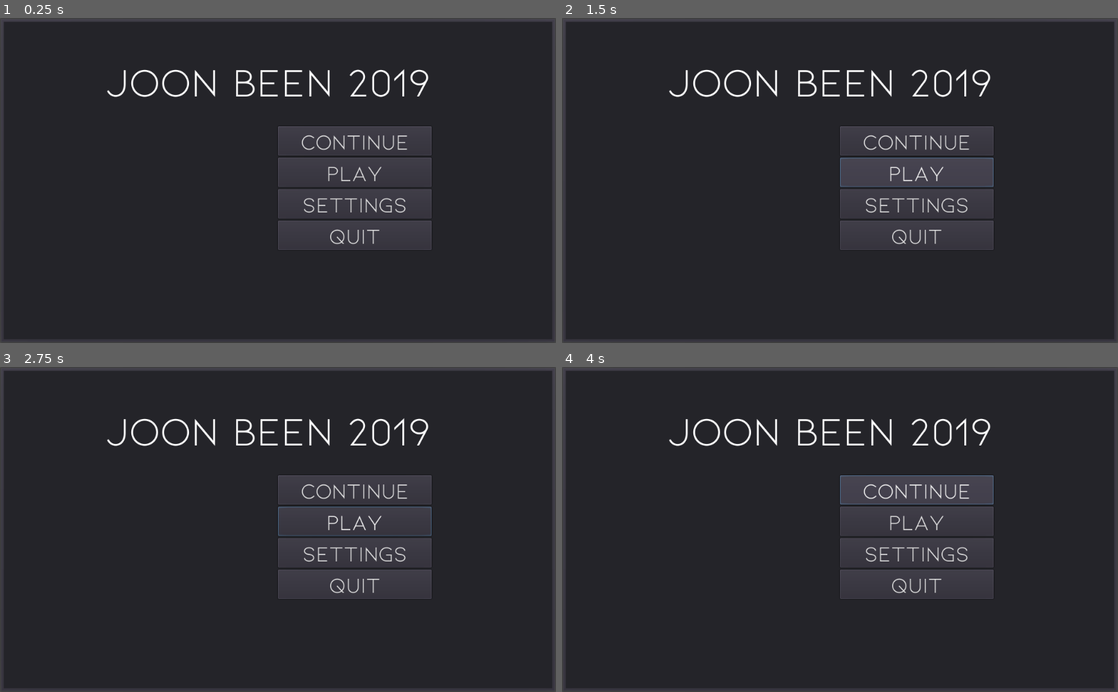
Above: before the commit, frames 1-4 (two rows, left to right).
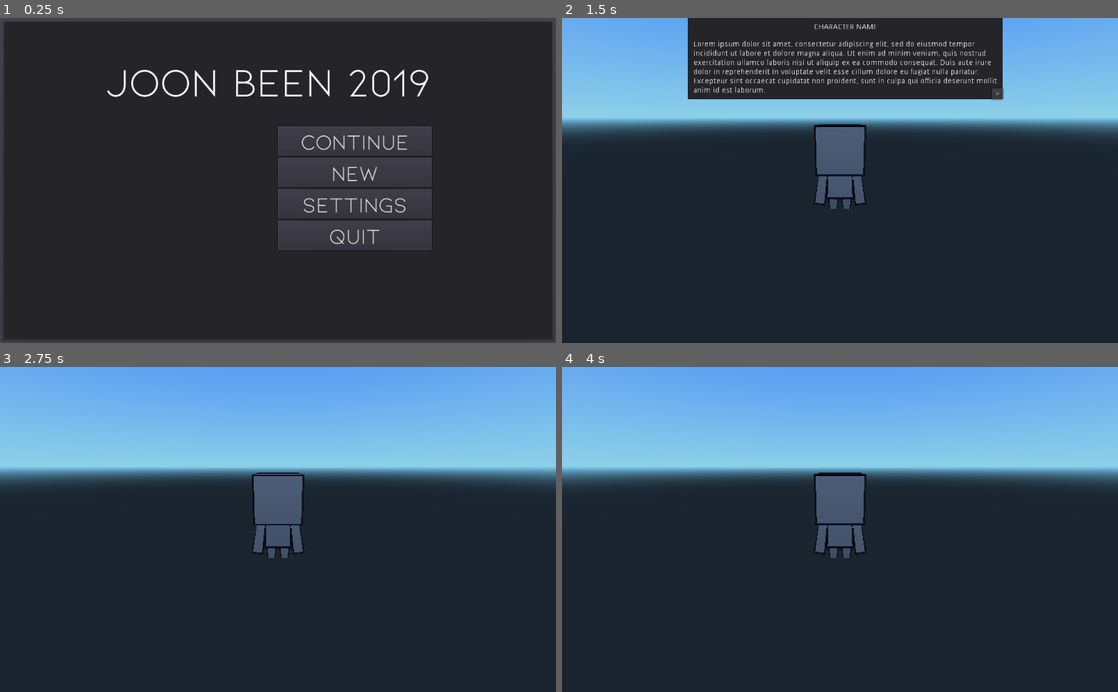
Above: after the commit, the same moments.

Repository: joon-been/joon-been-2019
Game: Godot game, scene res://MAIN.tscn
Two runs of this game, one before a commit and one after it. Both use one fixed random seed, a clock stepped at 60 frames per second and the inputs below. Before the commit the project starts from res://Title.tscn.
Inputs (mouse positions are in pixels of both pictures, inside the frame that each line leads up to):
- Up to frame 1 (0.25 s): no input
- Up to frame 2 (1.5 s): click "Settings" at 0.5 s; click (917, 174) at 1.25 s, where only the run before the commit has a clickable "Play"
- Up to frame 3 (2.75 s): click (433, 441) at 2 s, where only the run after the commit has a clickable ">"
- Up to frame 4 (4 s): click (917, 523) at 2.75 s, where only the run before the commit has a clickable "Play"; click (917, 490) at 3.5 s, where only the run before the commit has a clickable "Continue"

The runs differ from the first frame. In frame 1, 0.2% of the frame differs, in the area x 59-69%, y 45-51%; in frame 2, 37%; in frame 3, 48%; in frame 4, 48%, in the area x 0-100%, y 0-100%.

Commit message:
deleted:    Control.tscn 	new file:   MAIN.tscn 	new file:   Node.gd 	new file:   PC.gd 	modified:   PC.tscn 	new file:   Title.gd 	modified:   Title.tscn 	new file:   message.gd 	new file:   message.tscn 	new file:   next button.gd 	new file:   playbutton.gd 	modified:   project.godot

Diff:
--- a/Control.tscn
+++ /dev/null
@@ -1,264 +0,0 @@
-[gd_scene load_steps=4 format=2]
-
-[ext_resource path="res://fonts/kiona_2/Kiona-Regular.ttf" type="DynamicFontData" id=1]
-
-[sub_resource type="DynamicFont" id=1]
-
-size = 64
-use_mipmaps = false
-use_filter = false
-extra_spacing_char = 1
-font_data = ExtResource( 1 )
-_sections_unfolded = [ "Extra Spacing", "Font", "Settings" ]
-
-[sub_resource type="DynamicFont" id=2]
-
-size = 12
-use_mipmaps = false
-use_filter = false
-font_data = ExtResource( 1 )
-_sections_unfolded = [ "Font", "Settings" ]
-
-[node name="Control" type="Control" index="0"]
-
-anchor_left = 0.0
-anchor_top = 0.0
-anchor_right = 1.0
-anchor_bottom = 1.0
-rect_pivot_offset = Vector2( 0, 0 )
-rect_clip_content = false
-mouse_filter = 0
-mouse_default_cursor_shape = 0
-size_flags_horizontal = 0
-size_flags_vertical = 0
-_sections_unfolded = [ "Anchor", "Margin" ]
-
-[node name="Camera2D" type="Camera2D" parent="." index="0"]
-
-position = Vector2( 512.035, 300.791 )
-scale = Vector2( 15.9448, 9.13825 )
-z_index = 33
-anchor_mode = 0
-rotating = false
-current = false
-zoom = Vector2( 1, 1 )
-limit_left = -10000000
-limit_top = -10000000
-limit_right = 10000000
-limit_bottom = 10000000
-limit_smoothed = false
-drag_margin_h_enabled = true
-drag_margin_v_enabled = true
-smoothing_enabled = false
-smoothing_speed = 5.0
-offset_v = 0.0
-offset_h = 0.0
-drag_margin_left = 0.2
-drag_margin_top = 0.2
-drag_margin_right = 0.2
-drag_margin_bottom = 0.2
-editor_draw_screen = true
-editor_draw_limits = false
-editor_draw_drag_margin = false
-_sections_unfolded = [ "Z Index" ]
-
-[node name="Panel" type="Panel" parent="Camera2D" index="0"]
-
-anchor_left = 0.0
-anchor_top = 0.0
-anchor_right = 1.0
-anchor_bottom = 1.0
-margin_left = -32.113
-margin_top = -32.9156
-margin_right = -32.113
-margin_bottom = -32.9156
-rect_pivot_offset = Vector2( 0, 0 )
-rect_clip_content = false
-mouse_filter = 0
-mouse_default_cursor_shape = 0
-size_flags_horizontal = 0
-size_flags_vertical = 0
-_sections_unfolded = [ "Anchor", "Focus", "Grow Direction", "Margin", "Mouse", "Rect" ]
-
-[node name="MarginContainer" type="MarginContainer" parent="Camera2D" index="1"]
-
-anchor_left = 0.0
-anchor_top = 0.0
-anchor_right = 1.0
-anchor_bottom = 1.0
-margin_left = -30.106
-margin_top = -29.4138
-margin_right = 37.894
-margin_bottom = 77.5862
-rect_pivot_offset = Vector2( 0, 0 )
-rect_clip_content = false
-mouse_filter = 0
-mouse_default_cursor_shape = 0
-size_flags_horizontal = 1
-size_flags_vertical = 1
-custom_constants/margin_right = 32
-custom_constants/margin_top = 32
-custom_constants/margin_left = 32
-custom_constants/margin_bottom = 32
-_sections_unfolded = [ "Anchor", "Margin", "Size Flags" ]
-
-[node name="Main VBox" type="VBoxContainer" parent="Camera2D/MarginContainer" index="0"]
-
-anchor_left = 0.0
-anchor_top = 0.0
-anchor_right = 0.0
-anchor_bottom = 0.0
-margin_left = 32.0
-margin_top = 32.0
-margin_right = 100.0
-margin_bottom = 139.0
-rect_pivot_offset = Vector2( 0, 0 )
-rect_clip_content = false
-mouse_filter = 1
-mouse_default_cursor_shape = 0
-size_flags_horizontal = 1
-size_flags_vertical = 1
-alignment = 0
-
-[node name="RichTextLabel" type="RichTextLabel" parent="Camera2D/MarginContainer/Main VBox" index="0"]
-
-anchor_left = 0.0
-anchor_top = 0.0
-anchor_right = 0.0
-anchor_bottom = 0.0
-margin_right = 68.0
-rect_pivot_offset = Vector2( 0, 0 )
-rect_clip_content = true
-mouse_filter = 0
-mouse_default_cursor_shape = 0
-size_flags_horizontal = 1
-size_flags_vertical = 1
-custom_fonts/normal_font = SubResource( 1 )
-bbcode_enabled = false
-bbcode_text = ""
-visible_characters = -1
-percent_visible = 1.0
-meta_underlined = true
-tab_size = 4
-text = "JOON BEEN 2019"
-scroll_active = false
-scroll_following = false
-selection_enabled = false
-override_selected_font_color = false
-_sections_unfolded = [ "Anchor", "Margin", "Size Flags", "custom_fonts" ]
-
-[node name="MarginContainer" type="MarginContainer" parent="Camera2D/MarginContainer/Main VBox" index="1"]
-
-anchor_left = 0.0
-anchor_top = 0.0
-anchor_right = 0.0
-anchor_bottom = 0.0
-margin_top = 4.0
-margin_right = 68.0
-margin_bottom = 107.0
-rect_pivot_offset = Vector2( 0, 0 )
-rect_clip_content = false
-mouse_filter = 0
-mouse_default_cursor_shape = 0
-size_flags_horizontal = 1
-size_flags_vertical = 1
-_sections_unfolded = [ "Anchor", "Margin" ]
-
-[node name="Button VBox" type="VBoxContainer" parent="Camera2D/MarginContainer/Main VBox/MarginContainer" index="0"]
-
-anchor_left = 0.0
-anchor_top = 0.0
-anchor_right = 0.0
-anchor_bottom = 0.0
-margin_left = 8.0
-margin_right = 68.0
-margin_bottom = 103.0
-rect_pivot_offset = Vector2( 0, 0 )
-rect_clip_content = false
-mouse_filter = 1
-mouse_default_cursor_shape = 0
-size_flags_horizontal = 1
-size_flags_vertical = 1
-custom_constants/separation = 20
-alignment = 1
-_sections_unfolded = [ "Anchor", "Focus", "Margin", "Size Flags" ]
-
-[node name="Button" type="Button" parent="Camera2D/MarginContainer/Main VBox/MarginContainer/Button VBox" index="0"]
-
-anchor_left = 0.0
-anchor_top = 0.0
-anchor_right = 0.0
-anchor_bottom = 0.0
-margin_right = 60.0
-margin_bottom = 21.0
-rect_pivot_offset = Vector2( 0, 0 )
-rect_clip_content = false
-focus_mode = 2
-mouse_filter = 0
-mouse_default_cursor_shape = 0
-size_flags_horizontal = 1
-size_flags_vertical = 1
-custom_fonts/font = SubResource( 2 )
-toggle_mode = false
-action_mode = 0
-enabled_focus_mode = 2
-shortcut = null
-group = null
-text = "Button"
-flat = false
-align = 1
-_sections_unfolded = [ "Anchor", "Size Flags", "custom_fonts" ]
-
-[node name="Button2" type="Button" parent="Camera2D/MarginContainer/Main VBox/MarginContainer/Button VBox" index="1"]
-
-anchor_left = 0.0
-anchor_top = 0.0
-anchor_right = 0.0
-anchor_bottom = 0.0
-margin_top = 41.0
-margin_right = 60.0
-margin_bottom = 62.0
-rect_pivot_offset = Vector2( 0, 0 )
-rect_clip_content = false
-focus_mode = 2
-mouse_filter = 0
-mouse_default_cursor_shape = 0
-size_flags_horizontal = 1
-size_flags_vertical = 1
-custom_fonts/font = SubResource( 2 )
-toggle_mode = false
-action_mode = 0
-enabled_focus_mode = 2
-shortcut = null
-group = null
-text = "Button"
-flat = false
-align = 1
-_sections_unfolded = [ "Anchor", "Size Flags", "custom_fonts" ]
-
-[node name="Button3" type="Button" parent="Camera2D/MarginContainer/Main VBox/MarginContainer/Button VBox" index="2"]
-
-anchor_left = 0.0
-anchor_top = 0.0
-anchor_right = 0.0
-anchor_bottom = 0.0
-margin_top = 82.0
-margin_right = 60.0
-margin_bottom = 103.0
-rect_pivot_offset = Vector2( 0, 0 )
-rect_clip_content = false
-focus_mode = 2
-mouse_filter = 0
-mouse_default_cursor_shape = 0
-size_flags_horizontal = 1
-size_flags_vertical = 1
-custom_fonts/font = SubResource( 2 )
-toggle_mode = false
-action_mode = 0
-enabled_focus_mode = 2
-shortcut = null
-group = null
-text = "Button"
-flat = false
-align = 1
-_sections_unfolded = [ "Anchor", "Size Flags", "custom_fonts" ]
--- /dev/null
+++ b/MAIN.tscn
@@ -0,0 +1,7 @@
+[gd_scene load_steps=2 format=2]
+
+[ext_resource path="res://Node.gd" type="Script" id=1]
+
+[node name="MAIN" type="Node"]
+
+script = ExtResource( 1 )
--- /dev/null
+++ b/Node.gd
@@ -0,0 +1,18 @@
+extends Node
+
+# class member variables go here, for example:
+# var a = 2
+# var b = "textvar"
+
+var title_scene
+var map_scene
+
+func _ready():
+	title_scene = load("res://Title.tscn").instance()
+	add_child(title_scene)
+	pass
+
+#func _process(delta):
+#	# Called every frame. Delta is time since last frame.
+#	# Update game logic here.
+#	pass
--- /dev/null
+++ b/PC.gd
@@ -0,0 +1,16 @@
+extends Node
+
+# class member variables go here, for example:
+# var a = 2
+# var b = "textvar"
+
+func _ready():
+	add_child(load("res://message.tscn").instance())
+	# Called when the node is added to the scene for the first time.
+	# Initialization here
+	pass
+
+#func _process(delta):
+#	# Called every frame. Delta is time since last frame.
+#	# Update game logic here.
+#	pass
--- a/PC.tscn
+++ b/PC.tscn
@@ -1,8 +1,11 @@
-[gd_scene load_steps=2 format=2]
+[gd_scene load_steps=3 format=2]
 
-[ext_resource path="res://Player/Player.tscn" type="PackedScene" id=1]
+[ext_resource path="res://PC.gd" type="Script" id=1]
+[ext_resource path="res://Player/Player.tscn" type="PackedScene" id=2]
 
 [node name="player" type="Node"]
+
+script = ExtResource( 1 )
 
 [node name="Spatial" type="Spatial" parent="." index="0"]
 
--- /dev/null
+++ b/Title.gd
@@ -0,0 +1,20 @@
+extends Node
+
+# class member variables go here, for example:
+# var a = 2
+# var b = "textvar"
+
+func _ready():
+	# Called when the node is added to the scene for the first time.
+	# Initialization here
+	pass
+
+#func _process(delta):
+#	# Called every frame. Delta is time since last frame.
+#	# Update game logic here.
+#	pass
+
+
+func _on_newbutton_pressed():
+	get_tree().change_scene_to(load("res://PC.tscn"))
+	pass # replace with function body
--- a/Title.tscn
+++ b/Title.tscn
@@ -1,17 +1,20 @@
-[gd_scene load_steps=4 format=2]
-
-[ext_resource path="res://title_dynamicfont.tres" type="DynamicFont" id=1]
-[ext_resource path="res://fonts/kiona_2/Kiona-Regular.ttf" type="DynamicFontData" id=2]
+[gd_scene load_steps=5 format=2]
+
+[ext_resource path="res://Title.gd" type="Script" id=1]
+[ext_resource path="res://title_dynamicfont.tres" type="DynamicFont" id=2]
+[ext_resource path="res://fonts/kiona_2/Kiona-Regular.ttf" type="DynamicFontData" id=3]
 
 [sub_resource type="DynamicFont" id=1]
 
 size = 40
 use_mipmaps = true
 use_filter = true
-font_data = ExtResource( 2 )
+font_data = ExtResource( 3 )
 _sections_unfolded = [ "Font", "Settings" ]
 
-[node name="Node" type="Node" index="0"]
+[node name="Node" type="Node"]
+
+script = ExtResource( 1 )
 
 [node name="Control" type="Control" parent="." index="0"]
 
@@ -25,8 +28,9 @@
 mouse_default_cursor_shape = 0
 size_flags_horizontal = 1
 size_flags_vertical = 1
-
-[node name="CanvasLayer" type="CanvasLayer" parent="Control" index="0"]
+_sections_unfolded = [ "Visibility" ]
+
+[node name="title_canvas" type="CanvasLayer" parent="Control" index="0"]
 
 layer = 1
 offset = Vector2( 0, 0 )
@@ -34,20 +38,20 @@
 scale = Vector2( 1, 1 )
 transform = Transform2D( 1, 0, 0, 1, 0, 0 )
 
-[node name="PanelContainer" type="PanelContainer" parent="Control/CanvasLayer" index="0"]
-
-anchor_left = 0.0
-anchor_top = 0.0
-anchor_right = 1.0
-anchor_bottom = 1.0
-rect_pivot_offset = Vector2( 0, 0 )
-rect_clip_content = false
-mouse_filter = 0
-mouse_default_cursor_shape = 0
-size_flags_horizontal = 1
-size_flags_vertical = 1
-
-[node name="Panel" type="Panel" parent="Control/CanvasLayer/PanelContainer" index="0"]
+[node name="PanelContainer" type="PanelContainer" parent="Control/title_canvas" index="0"]
+
+anchor_left = 0.0
+anchor_top = 0.0
+anchor_right = 1.0
+anchor_bottom = 1.0
+rect_pivot_offset = Vector2( 0, 0 )
+rect_clip_content = false
+mouse_filter = 0
+mouse_default_cursor_shape = 0
+size_flags_horizontal = 1
+size_flags_vertical = 1
+
+[node name="Panel" type="Panel" parent="Control/title_canvas/PanelContainer" index="0"]
 
 anchor_left = 0.0
 anchor_top = 0.0
@@ -64,7 +68,7 @@
 size_flags_horizontal = 1
 size_flags_vertical = 1
 
-[node name="top" type="Container" parent="Control/CanvasLayer" index="1"]
+[node name="top" type="Container" parent="Control/title_canvas" index="1"]
 
 anchor_left = 0.0
 anchor_top = 0.0
@@ -78,7 +82,7 @@
 size_flags_horizontal = 1
 size_flags_vertical = 1
 
-[node name="MarginContainer" type="MarginContainer" parent="Control/CanvasLayer/top" index="0"]
+[node name="MarginContainer" type="MarginContainer" parent="Control/title_canvas/top" index="0"]
 
 anchor_left = 0.0
 anchor_top = 0.0
@@ -96,7 +100,7 @@
 custom_constants/margin_bottom = 40
 _sections_unfolded = [ "custom_constants" ]
 
-[node name="RichTextLabel" type="RichTextLabel" parent="Control/CanvasLayer/top/MarginContainer" index="0"]
+[node name="RichTextLabel" type="RichTextLabel" parent="Control/title_canvas/top/MarginContainer" index="0"]
 
 anchor_left = 0.0
 anchor_top = 0.0
@@ -126,7 +130,7 @@
 override_selected_font_color = false
 _sections_unfolded = [ "custom_fonts" ]
 
-[node name="bottom" type="Container" parent="Control/CanvasLayer" index="2"]
+[node name="bottom" type="Container" parent="Control/title_canvas" index="2"]
 
 anchor_left = 0.0
 anchor_top = 1.0
@@ -140,7 +144,7 @@
 size_flags_horizontal = 1
 size_flags_vertical = 1
 
-[node name="buttons" type="Container" parent="Control/CanvasLayer/bottom" index="0"]
+[node name="buttons" type="Container" parent="Control/title_canvas/bottom" index="0"]
 
 anchor_left = 0.5
 anchor_top = 0.0
@@ -155,7 +159,7 @@
 size_flags_horizontal = 1
 size_flags_vertical = 1
 
-[node name="VBoxContainer" type="VBoxContainer" parent="Control/CanvasLayer/bottom/buttons" index="0"]
+[node name="VBoxContainer" type="VBoxContainer" parent="Control/title_canvas/bottom/buttons" index="0"]
 
 anchor_left = 0.0
 anchor_top = 0.0
@@ -169,7 +173,7 @@
 size_flags_vertical = 1
 alignment = 0
 
-[node name="continuebutton" type="Button" parent="Control/CanvasLayer/bottom/buttons/VBoxContainer" index="0"]
+[node name="continuebutton" type="Button" parent="Control/title_canvas/bottom/buttons/VBoxContainer" index="0"]
 
 anchor_left = 0.0
 anchor_top = 0.0
@@ -194,7 +198,7 @@
 align = 1
 _sections_unfolded = [ "custom_fonts" ]
 
-[node name="playbutton" type="Button" parent="Control/CanvasLayer/bottom/buttons/VBoxContainer" index="1"]
+[node name="newbutton" type="Button" parent="Control/title_canvas/bottom/buttons/VBoxContainer" index="1"]
 
 anchor_left = 0.0
 anchor_top = 0.0
@@ -215,12 +219,12 @@
 enabled_focus_mode = 2
 shortcut = null
 group = null
-text = "Play"
-flat = false
-align = 1
-_sections_unfolded = [ "custom_fonts" ]
-
-[node name="settingsbutton" type="Button" parent="Control/CanvasLayer/bottom/buttons/VBoxContainer" index="2"]
+text = "New"
+flat = false
+align = 1
+_sections_unfolded = [ "custom_fonts" ]
+
+[node name="settingsbutton" type="Button" parent="Control/title_canvas/bottom/buttons/VBoxContainer" index="2"]
 
 anchor_left = 0.0
 anchor_top = 0.0
@@ -246,7 +250,7 @@
 align = 1
 _sections_unfolded = [ "custom_fonts" ]
 
-[node name="quitbutton" type="Button" parent="Control/CanvasLayer/bottom/buttons/VBoxContainer" index="3"]
+[node name="quitbutton" type="Button" parent="Control/title_canvas/bottom/buttons/VBoxContainer" index="3"]
 
 anchor_left = 0.0
 anchor_top = 0.0
@@ -271,3 +275,5 @@
 flat = false
 align = 1
 _sections_unfolded = [ "custom_fonts" ]
+
+[connection signal="pressed" from="Control/title_canvas/bottom/buttons/VBoxContainer/newbutton" to="." method="_on_newbutton_pressed"]
--- /dev/null
+++ b/message.gd
@@ -0,0 +1,20 @@
+extends Node
+
+# class member variables go here, for example:
+# var a = 2
+# var b = "textvar"
+
+func _ready():
+	# Called when the node is added to the scene for the first time.
+	# Initialization here
+	pass
+
+#func _process(delta):
+#	# Called every frame. Delta is time since last frame.
+#	# Update game logic here.
+#	pass
+
+
+func _on_next_button_pressed():
+	self.queue_free()
+	pass # replace with function body
--- /dev/null
+++ b/message.tscn
@@ -0,0 +1,182 @@
+[gd_scene load_steps=2 format=2]
+
+[ext_resource path="res://message.gd" type="Script" id=1]
+
+[node name="Node" type="Node" index="0"]
+
+script = ExtResource( 1 )
+
+[node name="CanvasLayer" type="CanvasLayer" parent="." index="0"]
+
+layer = 1
+offset = Vector2( 0, 0 )
+rotation = 0.0
+scale = Vector2( 1, 1 )
+transform = Transform2D( 1, 0, 0, 1, 0, 0 )
+
+[node name="Control" type="Control" parent="CanvasLayer" index="0"]
+
+anchor_left = 0.5
+anchor_top = 0.0
+anchor_right = 0.5
+anchor_bottom = 0.0
+margin_left = -280.0
+margin_right = 300.0
+margin_bottom = 150.0
+rect_pivot_offset = Vector2( 0, 0 )
+rect_clip_content = false
+mouse_filter = 0
+mouse_default_cursor_shape = 0
+size_flags_horizontal = 1
+size_flags_vertical = 1
+
+[node name="bg container" type="Container" parent="CanvasLayer/Control" index="0"]
+
+anchor_left = 0.0
+anchor_top = 0.0
+anchor_right = 1.0
+anchor_bottom = 1.0
+rect_pivot_offset = Vector2( 0, 0 )
+rect_clip_content = false
+mouse_filter = 0
+mouse_default_cursor_shape = 0
+size_flags_horizontal = 1
+size_flags_vertical = 1
+
+[node name="Panel" type="Panel" parent="CanvasLayer/Control/bg container" index="0"]
+
+anchor_left = 0.0
+anchor_top = 0.0
+anchor_right = 1.0
+anchor_bottom = 1.0
+rect_pivot_offset = Vector2( 0, 0 )
+rect_clip_content = false
+mouse_filter = 0
+mouse_default_cursor_shape = 0
+size_flags_horizontal = 1
+size_flags_vertical = 1
+
+[node name="MarginContainer" type="MarginContainer" parent="CanvasLayer/Control" index="1"]
+
+anchor_left = 0.0
+anchor_top = 0.0
+anchor_right = 1.0
+anchor_bottom = 1.0
+rect_pivot_offset = Vector2( 0, 0 )
+rect_clip_content = false
+mouse_filter = 0
+mouse_default_cursor_shape = 0
+size_flags_horizontal = 1
+size_flags_vertical = 1
+custom_constants/margin_right = 10
+custom_constants/margin_top = 10
+custom_constants/margin_left = 10
+custom_constants/margin_bottom = 20
+_sections_unfolded = [ "custom_constants" ]
+
+[node name="picture space container" type="Container" parent="CanvasLayer/Control/MarginContainer" index="0"]
+
+anchor_left = 0.0
+anchor_top = 0.0
+anchor_right = 0.0
+anchor_bottom = 0.0
+margin_left = 10.0
+margin_top = 10.0
+margin_right = 570.0
+margin_bottom = 130.0
+rect_pivot_offset = Vector2( 0, 0 )
+rect_clip_content = false
+mouse_filter = 0
+mouse_default_cursor_shape = 0
+size_flags_horizontal = 1
+size_flags_vertical = 1
+
+[node name="character label container" type="Container" parent="CanvasLayer/Control/MarginContainer/picture space container" index="0"]
+
+anchor_left = 0.0
+anchor_top = 0.0
+anchor_right = 1.0
+anchor_bottom = 0.0
+margin_bottom = 30.0
+rect_pivot_offset = Vector2( 0, 0 )
+rect_clip_content = false
+mouse_filter = 0
+mouse_default_cursor_shape = 0
+size_flags_horizontal = 1
+size_flags_vertical = 1
+
+[node name="character name" type="Label" parent="CanvasLayer/Control/MarginContainer/picture space container/character label container" index="0"]
+
+anchor_left = 0.0
+anchor_top = 0.0
+anchor_right = 1.0
+anchor_bottom = 1.0
+rect_pivot_offset = Vector2( 0, 0 )
+rect_clip_content = false
+mouse_filter = 2
+mouse_default_cursor_shape = 0
+size_flags_horizontal = 1
+size_flags_vertical = 4
+text = "character name"
+align = 1
+uppercase = true
+percent_visible = 1.0
+lines_skipped = 0
+max_lines_visible = -1
+
+[node name="dialogue label container" type="Container" parent="CanvasLayer/Control/MarginContainer/picture space container" index="1"]
+
+anchor_left = 0.0
+anchor_top = 1.0
+anchor_right = 1.0
+anchor_bottom = 1.0
+margin_top = -88.0
+rect_pivot_offset = Vector2( 0, 0 )
+rect_clip_content = false
+mouse_filter = 0
+mouse_default_cursor_shape = 0
+size_flags_horizontal = 1
+size_flags_vertical = 1
+
+[node name="dialogue label" type="Label" parent="CanvasLayer/Control/MarginContainer/picture space container/dialogue label container" index="0"]
+
+anchor_left = 0.0
+anchor_top = 0.0
+anchor_right = 1.0
+anchor_bottom = 1.0
+rect_pivot_offset = Vector2( 0, 0 )
+rect_clip_content = false
+mouse_filter = 2
+mouse_default_cursor_shape = 0
+size_flags_horizontal = 1
+size_flags_vertical = 4
+text = "Lorem ipsum dolor sit amet, consectetur adipiscing elit, sed do eiusmod tempor incididunt ut labore et dolore magna aliqua. Ut enim ad minim veniam, quis nostrud exercitation ullamco laboris nisi ut aliquip ex ea commodo consequat. Duis aute irure dolor in reprehenderit in voluptate velit esse cillum dolore eu fugiat nulla pariatur. Excepteur sint occaecat cupidatat non proident, sunt in culpa qui officia deserunt mollit anim id est laborum."
+autowrap = true
+percent_visible = 1.0
+lines_skipped = 0
+max_lines_visible = -1
+
+[node name="next button" type="Button" parent="CanvasLayer/Control" index="2"]
+
+anchor_left = 1.0
+anchor_top = 1.0
+anchor_right = 1.0
+anchor_bottom = 1.0
+margin_left = -20.0
+margin_top = -20.0
+rect_pivot_offset = Vector2( 0, 0 )
+rect_clip_content = false
+focus_mode = 2
+mouse_filter = 0
+mouse_default_cursor_shape = 0
+size_flags_horizontal = 1
+size_flags_vertical = 1
+toggle_mode = false
+enabled_focus_mode = 2
+shortcut = null
+group = null
+text = ">"
+flat = false
+align = 1
+
+[connection signal="pressed" from="CanvasLayer/Control/next button" to="." method="_on_next_button_pressed"]
--- /dev/null
+++ b/next button.gd
@@ -0,0 +1,15 @@
+extends Button
+
+# class member variables go here, for example:
+# var a = 2
+# var b = "textvar"
+
+func _ready():
+	# Called when the node is added to the scene for the first time.
+	# Initialization here
+	pass
+
+#func _process(delta):
+#	# Called every frame. Delta is time since last frame.
+#	# Update game logic here.
+#	pass
--- /dev/null
+++ b/playbutton.gd
@@ -0,0 +1,13 @@
+extends Button
+
+# class member variables go here, for example:
+# var a = 2
+# var b = "textvar"
+
+func _ready():
+	pass
+
+#func _process(delta):
+#	# Called every frame. Delta is time since last frame.
+#	# Update game logic here.
+#	pass
--- a/project.godot
+++ b/project.godot
@@ -10,9 +10,9 @@
 
 [application]
 
-config/name="GallatinRana2019"
-run/main_scene="res://Title.tscn"
-config/icon="res://icon.png"
+config/name="JoonBeen2019"
+run/main_scene="res://MAIN.tscn"
+config/icon="res://textures/default.png"
 
 [rendering]
 
Not shown: 1 places in PC.tscn that only renumber resources
Not shown: 1 places in Title.tscn that only renumber resources
